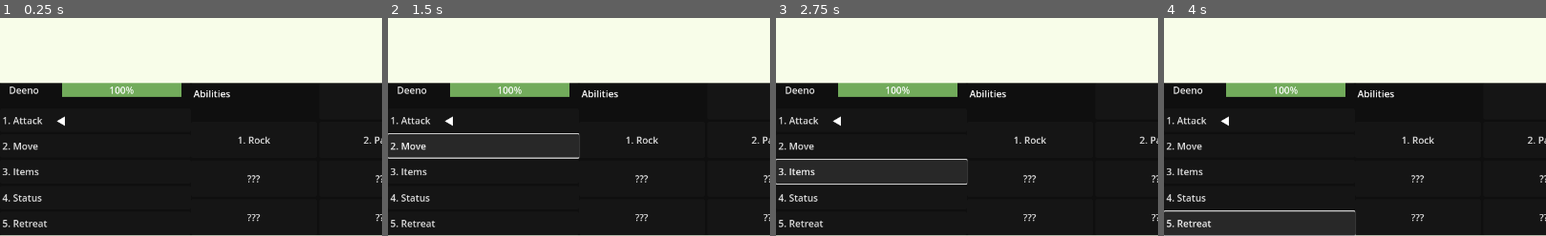
Above: before the commit, frames 1-4 (left to right).
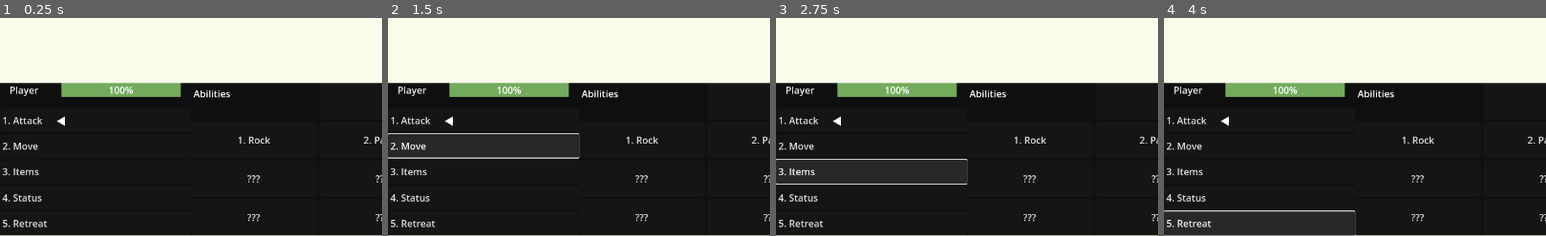
Above: after the commit, the same moments.

Repository: SamShubitz1/WorkingTitle
Game: Godot game, scene res://Scenes/Battle/battle.tscn
Same seed, same stepped clock (60 frames per second), same inputs: the game is played once before the commit and once after it. This scene is started directly instead of the project's main scene.
Inputs:
- Up to frame 1 (0.25 s): no input
- Up to frame 2 (1.5 s): click "1. Attack" at 0.5 s; click "2. Move" at 1.25 s
- Up to frame 3 (2.75 s): click "3. Items" at 2 s
- Up to frame 4 (4 s): click "4. Status" at 2.75 s; click "5. Retreat" at 3.5 s
The pictures show only the part of the screen within x 0-50%, y 50-100%; the shares and areas given below are measured in that part.

The runs differ from the first frame. In frame 1, 0.3% of the frame differs, in the area x 2-48%, y 29-37%; in frame 2, 0.3%; in frame 3, 0.3%; in frame 4, 0.3%.

Commit message:
turn based combat, reshaped items/abilities

Diff:
--- a/Scenes/Battle/Menu/battle_menu.gd
+++ b/Scenes/Battle/Menu/battle_menu.gd
@@ -9,18 +9,7 @@
 @onready var items_menu = $ItemsMenu/Menu.get_children().slice(1)
 @onready var char_name_label = $MainMenu/Menu/CharPanel/NameLabel
 @onready var description_label = $Descriptions/Labels/AbilityDescription
-
-var character_info: Dictionary = {"name": "Deeno", "max_health": 100, "abilities": [
-	{"name":"Rock", "description": "A rock based attack"},
-	{"name": "Paper", "description": "A paper based attack"},
-	{"name": "Scissors", "description": "A scissors based attack"}
-	], "items": [{"name": "Extra Rock", "description": "Adds damage to rock attacks"}, {"name": "Sharpener", "description": "Adds damage to scissors attacks"}, {"name": "Extra Paper", "description": "Adds damage to paper attacks"}]}
-
-enum EventType {
-	DIALOG,
-	ATTACK,
-	ITEM
-}
+@onready var character_info = $"../Player"
 
 var selected_button_index: int = 0
 var selected_button: Button
@@ -77,7 +66,7 @@
 
 		elif selected_menu == abilities_menu:
 			if selected_button_index < character_info.abilities.size():
-				var attack = character_info.abilities[selected_button_index].name
+				var attack = character_info.abilities[selected_button_index]
 				battle_controller.on_attack(attack)
 				cursor.disable()
 
@@ -87,7 +76,8 @@
 				if item.name == "Empty":
 					go_back()
 				else:
-					battle_controller.on_use_item(item.name) #expensive on large arrays
+					battle_controller.on_use_item(item) #expensive on large arrays
+					#cursor.disable() #do we want the item message to require an input to move past?
 					update_ui()
 					go_back()
 
@@ -139,7 +129,7 @@
 		if i < character_info.items.size():
 			items_menu[i].text = character_info.items[i].name
 		else:
-			items_menu[i].text = ""
+			items_menu[i].text = "-"
 
 func update_menus() -> void:
 	menus = [options_menu, abilities_menu, items_menu]
--- a/Scenes/Battle/battle.tscn
+++ b/Scenes/Battle/battle.tscn
@@ -6,6 +6,7 @@
 [ext_resource type="Script" path="res://Scenes/Battle/Cursor/cursor.gd" id="3_wuqyt"]
 [ext_resource type="Texture2D" uid="uid://bulgojpq4w4gh" path="res://Art/Animations/simple_bot_idledown.png" id="4_dttdu"]
 [ext_resource type="Texture2D" uid="uid://b4ml4r15mqnl1" path="res://Art/Animations/simple_player_idle1.png" id="5_a40wh"]
+[ext_resource type="Script" path="res://Scenes/Battle/player.gd" id="6_5ss40"]
 
 [sub_resource type="Theme" id="Theme_3gble"]
 
@@ -365,6 +366,7 @@
 value = 80.0
 
 [node name="Player" type="Node2D" parent="."]
+script = ExtResource("6_5ss40")
 
 [node name="Player_Sprite" type="Sprite2D" parent="Player"]
 texture_filter = 1
--- a/Scenes/Battle/battle_controller.gd
+++ b/Scenes/Battle/battle_controller.gd
@@ -4,17 +4,12 @@
 @onready var player_health = $"../BattleMenu/MainMenu/Menu/CharPanel/Health"
 @onready var enemy_health = $"../Enemy/EnemyHealth"
 @onready var cursor = $"../BattleMenu/Cursor"
+@onready var player = $"../Player"
 
 var event_queue: Array = []
 
-var character_info: Dictionary = {"name": "Deeno", "max_health": 100, "abilities": [
-	{"name":"Rock", "description": "A rock based attack"},
-	{"name": "Paper", "description": "A paper based attack"},
-	{"name": "Scissors", "description": "A scissors based attack"}
-	], "items": ["Extra Rock", "Sharpener", "Extra Paper"], "items_equipped": []}
-var enemy_info: Dictionary = {"name": "Norman", "max_health": 80, "abilities": ["Rock","Paper","Scissors"]}
-var attacks: Dictionary = {"Rock": {"type": "Rock", "damage": 20}, "Paper": {"type": "Paper", "damage": 20}, "Scissors": {"type": "Scissors", "damage": 20}}
-var items: Dictionary = {"Extra Rock": {"id": 0, "multiplier": .2}, "Sharpener": {"id": 1, "multiplier": .2}, "Extra Paper": {"id": 2, "multiplier": .2}}
+var enemy_info: Dictionary = {"name": "Norman", "max_health": 80, "abilities": []}
+
 var initial_dialog: Dictionary = {"text": "A wild man appears!"}
 
 enum EventType {
@@ -24,7 +19,8 @@
 }
 
 func _ready() -> void:
-	player_health.max_value = character_info["max_health"]
+	enemy_info["abilities"] = [player.abilities_dictionary["Rock"], player.abilities_dictionary["Paper"], player.abilities_dictionary["Scissors"]]
+	player_health.max_value = player["max_health"]
 	enemy_health.max_value = enemy_info["max_health"]
 	handle_dialog(initial_dialog)
 
@@ -54,60 +50,27 @@
 			handle_dialog({"text": "Player took " + str(event.damage) + " damage!"})
 		check_death()
 
-func on_attack(player_attack: String) -> void:
-	handle_dialog({"text": "Player used " + player_attack + "!"})
-	var attack = attacks[player_attack]
+func on_attack(player_attack: Dictionary) -> void:
+	handle_dialog({"text": "Player used " + player_attack.name + "!"})
 	var enemy_attack = get_enemy_attack()
+	var result = calculate_attack_dmg(player_attack)
+	add_event({"type": EventType.ATTACK, "target": result.target, "damage": result.damage})
+	add_event({"type": EventType.DIALOG, "text": "Enemy used " + enemy_attack.name + "!"})
+	add_event({"type": EventType.ATTACK, "target": "player", "damage": enemy_attack.damage})
 
-	add_event({"type": EventType.DIALOG, "text": "Enemy used " + enemy_attack + "!"})
+func on_use_item(item: Dictionary) -> void:
+	handle_dialog({"text": "Player used " + item.name + "!"})
+	player.items_equipped.append(item)
+	player.populate_buffs_array()
 
-	var result = calculate_attack_dmg(player_attack, enemy_attack)
-	if result:
-		add_event({"type": EventType.ATTACK, "target": result.target, "damage": result.damage})
+func calculate_attack_dmg(player_attack: Dictionary) -> Dictionary:
+	var damage = player_attack.damage
+	var multiplier = resolve_effects(player_attack)
+	if multiplier:
+		damage *= multiplier
+	return {"target": "enemy", "damage": damage}
 
-func on_use_item(item_name: String) -> void:
-	handle_dialog({"text": "Player used " + item_name + "!"})
-	var item = items[item_name]
-	character_info.items_equipped.append(item)
-
-func calculate_attack_dmg(player_attack: String, enemy_attack: String):
-	if player_attack == "Rock":
-		match enemy_attack:
-			"Rock":
-				add_event({"type": EventType.DIALOG, "text": "Stalemate!"})
-			"Paper":
-				return {"target": "player", "damage": attacks[enemy_attack].damage}
-			"Scissors":
-				var damage = attacks[player_attack].damage
-				if items["Extra Rock"] in character_info.items_equipped:
-					print(character_info.items_equipped)
-					print(items["Extra Rock"])
-					damage += damage * items["Extra Rock"].multiplier
-				return {"target": "enemy", "damage": damage}
-	elif player_attack == "Paper":
-		match enemy_attack:
-			"Rock":
-				var damage = attacks[player_attack].damage
-				if items["Extra Paper"] in character_info.items_equipped:
-					damage += damage * items["Extra Paper"].multiplier
-				return {"target": "enemy", "damage": damage}
-			"Paper":
-				add_event({"type": EventType.DIALOG, "text": "Stalemate!"})
-			"Scissors":
-				return {"target": "player", "damage": attacks[enemy_attack].damage}
-	elif player_attack == "Scissors":
-		match enemy_attack:
-			"Rock":
-				return {"target": "player", "damage": attacks[enemy_attack].damage}
-			"Paper":
-				var damage = attacks[player_attack].damage
-				if items["Sharpener"] in character_info.items_equipped:
-					damage += damage * items["Sharpener"].multiplier
-				return {"target": "enemy", "damage": damage}
-			"Scissors":
-				add_event({"type": EventType.DIALOG, "text": "Stalemate!"})
-
-func get_enemy_attack() -> String:
+func get_enemy_attack() -> Dictionary:
 	var attack_index = randi() % enemy_info["abilities"].size()
 	var attack = enemy_info["abilities"][attack_index]
 	return attack
@@ -119,9 +82,16 @@
 			dead_name = "Player"
 		else:
 			dead_name = "Enemy"
+		clear_queue()
 		add_event({"type": EventType.DIALOG, "text": dead_name + " died!"})
 		add_event({"type": EventType.DEATH})
 
+func resolve_effects(attack: Dictionary):
+	var buff = player.buffs.get(attack.type, 0) + 1
+	return buff
+
+func clear_queue() -> void:
+	event_queue.clear()
 
 func handle_death() -> void:
 	get_tree().change_scene_to_file("res://Scenes/Main/mainscene.tscn")
--- /dev/null
+++ b/Scenes/Battle/player.gd
@@ -0,0 +1,23 @@
+extends Node2D
+
+var char_name = "Deeno"
+var max_health = 100
+
+enum AbilityType{
+	ROCK,
+	PAPER,
+	SCISSORS
+}
+
+var abilities_dictionary: Dictionary = {"Rock" : {"name": "Rock",
+"type": "Rock", "damage": 20, "description": "A rock based attack"}, "Paper": {"name": "Paper", "type": "Paper", "damage": 20, "description": "A paper based attack"}, "Scissors": {"name": "Scissors", "type": "Scissors", "damage": 20, "description": "A scissors based attack"} }
+var items_dictionary = {"Extra Rock": {"name": "Extra Rock", "effect_type": "Rock", "description": "Adds damage to rock attacks", "multiplier": .2}, "Sharpener":{"name": "Sharpener", "effect_type": "Scissors", "description": "Adds damage to scissors attacks", "multiplier": .2}, "Extra Paper":{"name": "Extra Paper", "effect_type": "Paper", "description": "Adds damage to paper attacks", "multiplier": .2}}
+
+var abilities: Array = [abilities_dictionary["Rock"],abilities_dictionary["Paper"],abilities_dictionary["Scissors"]]
+var items: Array = [items_dictionary["Extra Rock"], items_dictionary["Sharpener"], items_dictionary["Extra Paper"]]
+var items_equipped: Array = []
+var buffs: Dictionary = {}
+
+func populate_buffs_array() -> void:
+	for i in items_equipped:
+		buffs[i.effect_type] = i.multiplier
Not shown: 1 places in Scenes/Battle/battle.tscn that only renumber resources
